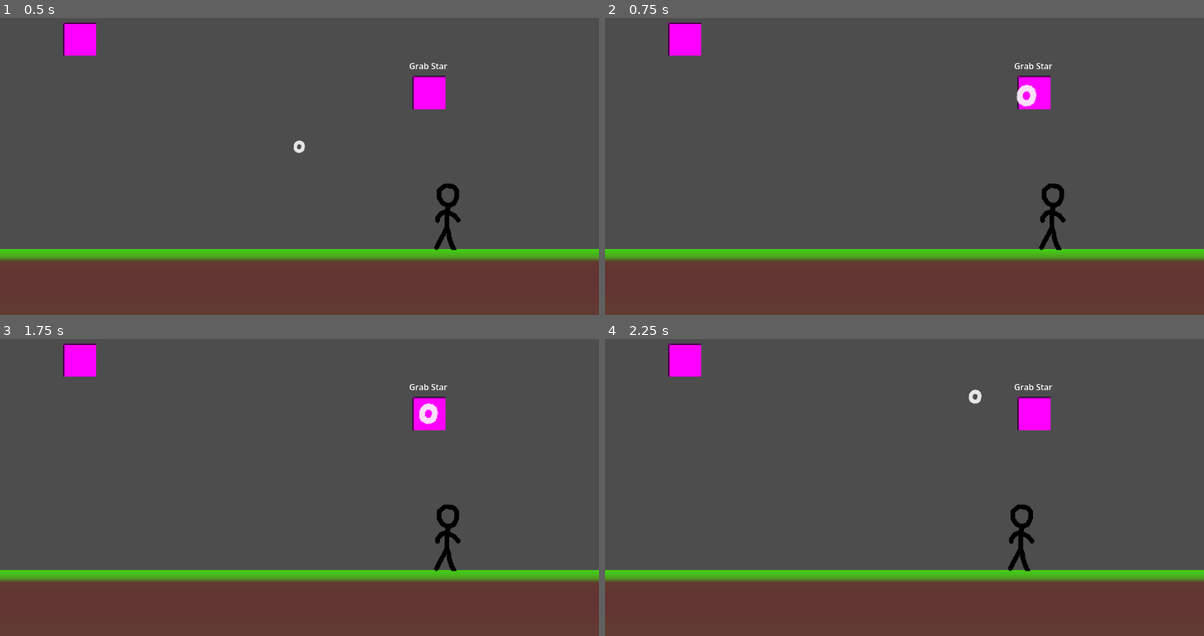
Above: before the commit, frames 1-4 (two rows, left to right).
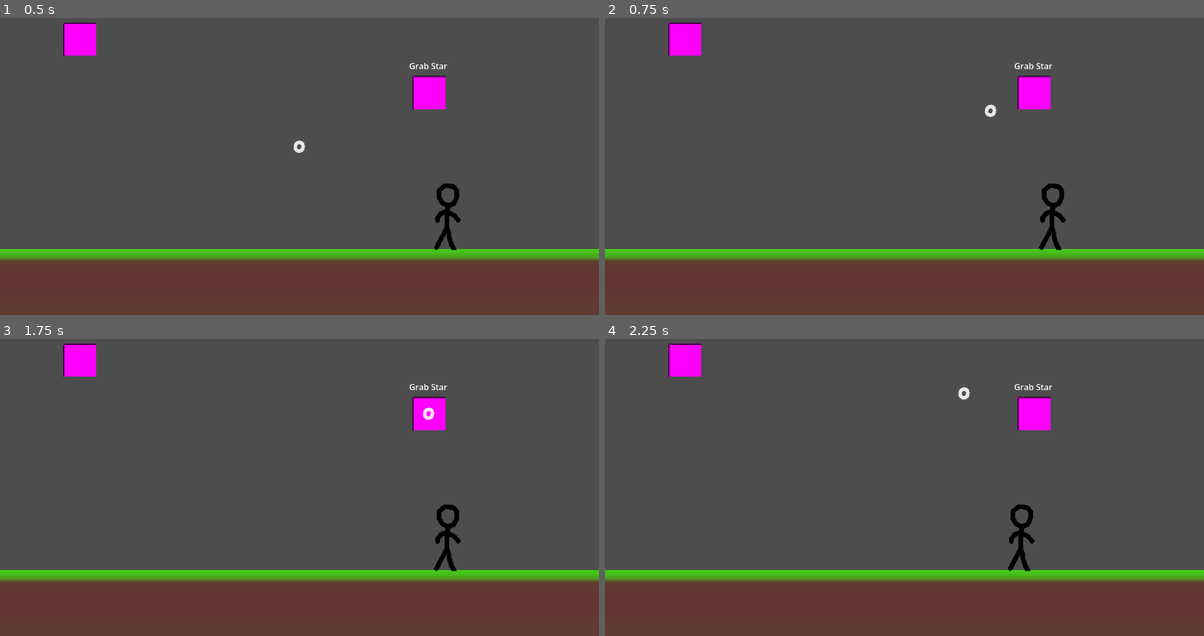
Above: after the commit, the same moments.

Repository: TheCubicCyborg/Starzan
Game: Godot game, scene res://Levels/mouse_test.tscn
Two runs of this game, one before a commit and one after it. Both use one fixed random seed, a clock stepped at 60 frames per second and the inputs below. This scene is started directly instead of the project's main scene.
Inputs (mouse positions are in pixels of both pictures, inside the frame that each line leads up to):
- Up to frame 1 (0.5 s): no input
- Up to frame 2 (0.75 s): tap Enter (ui_accept) at 0.5 s; drag from (1036, 92) to (904, 145) at 0.52 s
- Up to frame 3 (1.75 s): drag from (299, 466) to (431, 413) at 1.27 s
- Up to frame 4 (2.25 s): tap Enter (ui_accept) at 2 s; move the mouse to (964, 392) at 2.02 s; hold A (move_left) from 2.03 s (still down)

Frame 1 is identical in both runs. In frame 2, 0.2% of the frame differs, in the area x 63-73%, y 22-34%; in frame 3, 0.2%; in frame 4, 0.1%.

Commit message:
selector works w/ new stars yay

Diff:
--- a/Entities/star_selector_area.gd
+++ b/Entities/star_selector_area.gd
@@ -42,7 +42,7 @@
 
 
 func _on_area_entered(area: Area2D) -> void:
-	if area is GrabStar:
+	if area is Star:
 		print("this area just entered: %s" % area.name)
 		star_in_range = area
 		star_position = star_in_range.global_position
--- a/Levels/mouse_test.tscn
+++ b/Levels/mouse_test.tscn
@@ -1,12 +1,12 @@
 [gd_scene format=3 uid="uid://yaql7hcdnxc5"]
 
-[ext_resource type="Script" path="res://Entities/yank_star.gd" id="1_ilwa7"]
-[ext_resource type="Script" path="res://Player/Scripts/player_dude.gd" id="2_srr1d"]
+[ext_resource type="Script" uid="uid://d15ynqgsfaojm" path="res://Entities/yank_star.gd" id="1_ilwa7"]
+[ext_resource type="Script" uid="uid://c8o7l5hj5ojbo" path="res://Player/Scripts/player_dude.gd" id="2_srr1d"]
 [ext_resource type="Texture2D" uid="uid://kei3lixd7xjs" path="res://Assets/placeholder_dude.png" id="3_ewl5m"]
 [ext_resource type="PackedScene" uid="uid://cm34nyquqmqxj" path="res://Entities/grab_star.tscn" id="4_l4t1b"]
 [ext_resource type="Script" uid="uid://dlrcqfridkjys" path="res://Entities/star_selector_area.gd" id="5_srr1d"]
 [ext_resource type="Texture2D" uid="uid://tv3iswscc7xp" path="res://Assets/star_hover_cursor.png" id="6_ewl5m"]
-[ext_resource type="Script" uid="uid://doace7f5epumv" path="res://Levels/star_selector_sprite.gd" id="7_l4t1b"]
+[ext_resource type="Script" uid="uid://doace7f5epumv" path="res://Entities/star_selector_sprite.gd" id="7_l4t1b"]
 
 [sub_resource type="RectangleShape2D" id="RectangleShape2D_y32ns"]
 size = Vector2(1154.5, 125)
--- /dev/null
+++ b/Levels/star_selector_2.tscn
@@ -0,0 +1,63 @@
+[gd_scene format=3 uid="uid://dll63wthyx06h"]
+
+[ext_resource type="PackedScene" path="res://Entities/grab_star2.tscn" id="1_4nnyw"]
+[ext_resource type="PackedScene" path="res://Entities/yank_star.tscn" id="2_a2plc"]
+[ext_resource type="PackedScene" path="res://Player/player_dude.tscn" id="3_svlqu"]
+[ext_resource type="Script" uid="uid://dlrcqfridkjys" path="res://Entities/star_selector_area.gd" id="4_46gkg"]
+[ext_resource type="Texture2D" uid="uid://tv3iswscc7xp" path="res://Assets/star_hover_cursor.png" id="5_0kqko"]
+[ext_resource type="Script" uid="uid://doace7f5epumv" path="res://Entities/star_selector_sprite.gd" id="6_qan1y"]
+
+[sub_resource type="RectangleShape2D" id="RectangleShape2D_y32ns"]
+size = Vector2(1154.5, 125)
+
+[sub_resource type="Gradient" id="Gradient_y32ns"]
+interpolation_mode = 2
+offsets = PackedFloat32Array(0.012048192, 0.12349398, 0.18072289, 1)
+colors = PackedColorArray(0.26666668, 0.7882353, 0.09411765, 1, 0.30723685, 0.58958125, 0.12909195, 1, 0.38039216, 0.23137255, 0.19215687, 1, 0.38039216, 0.23137255, 0.19215687, 1)
+
+[sub_resource type="GradientTexture2D" id="GradientTexture2D_wtcfe"]
+gradient = SubResource("Gradient_y32ns")
+fill_to = Vector2(0, 1)
+
+[sub_resource type="CircleShape2D" id="CircleShape2D_1630o"]
+radius = 20.0
+
+[node name="YankTestScene" type="Node2D" unique_id=161238367]
+
+[node name="StaticBody2D" type="StaticBody2D" parent="." unique_id=1217467274]
+position = Vector2(576.75, 585.5)
+
+[node name="CollisionShape2D" type="CollisionShape2D" parent="StaticBody2D" unique_id=830023668]
+shape = SubResource("RectangleShape2D_y32ns")
+
+[node name="Sprite2D" type="Sprite2D" parent="StaticBody2D/CollisionShape2D" unique_id=14804192]
+scale = Vector2(18.04, 2)
+texture = SubResource("GradientTexture2D_wtcfe")
+
+[node name="GrabStar2" parent="." unique_id=1483779697 instance=ExtResource("1_4nnyw")]
+position = Vector2(891, 119)
+
+[node name="YankStar" parent="." unique_id=1041927568 instance=ExtResource("2_a2plc")]
+position = Vector2(153, 117)
+
+[node name="PlayerDude" parent="." unique_id=2027622154 instance=ExtResource("3_svlqu")]
+position = Vector2(859, 449)
+
+[node name="StarSelectorArea" type="Area2D" parent="." unique_id=1469104893 node_paths=PackedStringArray("star_selector_sprite")]
+position = Vector2(-67.2, -0.19999981)
+script = ExtResource("4_46gkg")
+star_selector_sprite = NodePath("../StarSelectorSprite")
+
+[node name="CollisionShape2D" type="CollisionShape2D" parent="StarSelectorArea" unique_id=1989043771]
+shape = SubResource("CircleShape2D_1630o")
+
+[node name="StarSelectorSprite" type="Sprite2D" parent="." unique_id=1416999604]
+position = Vector2(-67.19999, -0.1999998)
+scale = Vector2(0.1, 0.1)
+texture = ExtResource("5_0kqko")
+script = ExtResource("6_qan1y")
+
+[connection signal="area_entered" from="StarSelectorArea" to="StarSelectorArea" method="_on_area_entered"]
+[connection signal="area_exited" from="StarSelectorArea" to="StarSelectorArea" method="_on_area_exited"]
+[connection signal="body_entered" from="StarSelectorArea" to="StarSelectorArea" method="_on_body_entered"]
+[connection signal="body_exited" from="StarSelectorArea" to="StarSelectorArea" method="_on_body_exited"]
Renamed: Levels/star_selector_sprite.gd -> Entities/star_selector_sprite.gd
Renamed: Levels/star_selector_sprite.gd.uid -> Entities/star_selector_sprite.gd.uid
